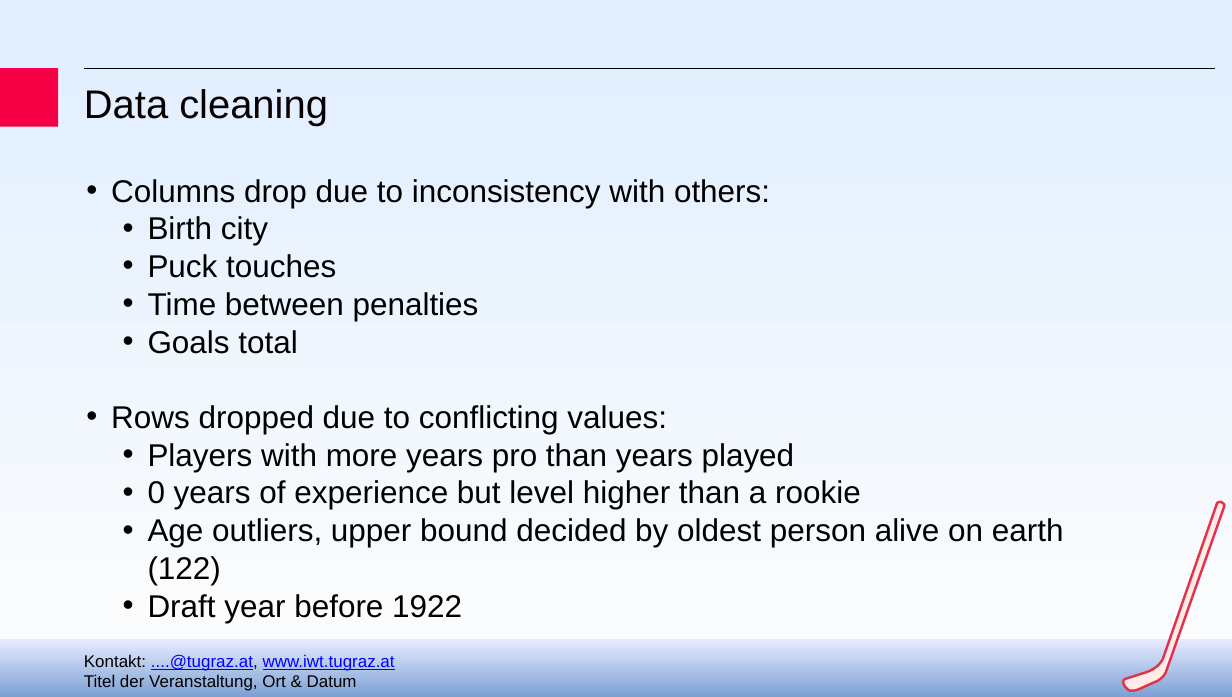
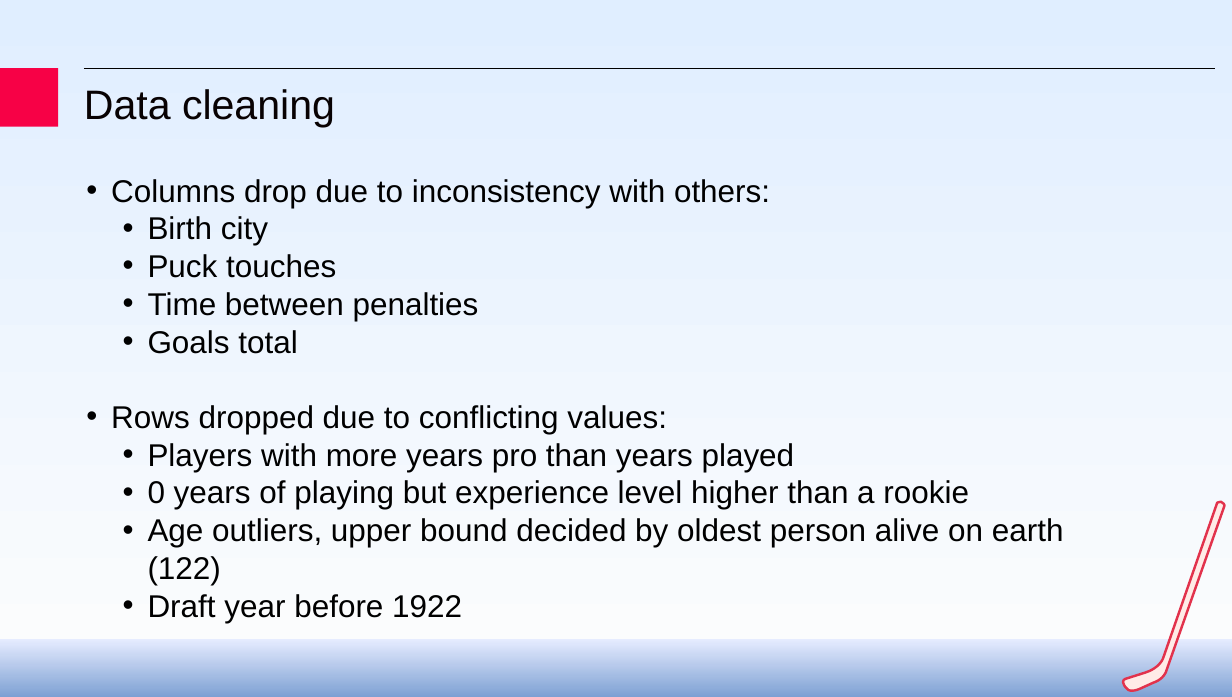
Before and after one commit to jaklvinc/KnowledgeDiscoveryAndDataMining-TUGraz-2026, a slide deck: slide 7 of phase_1/KDDM_phase1_presentation.pptx. Drawn at 1232x697 pixels with LibreOffice and Linux fonts; fonts in the diff are those of the drawing; background and template pictures are left out. Boxes give left, top, right and bottom in pixels: in the first picture for what was removed or moved away, otherwise in the second. Text is boxed around its words. In the diff, an @@ line names an element or a change of style, - is before the commit and + after.

```diff
--- a/phase_1/KDDM_phase1_presentation.pptx
+++ b/phase_1/KDDM_phase1_presentation.pptx
@@ title "Data cleaning" at bbox=[84, 89, 335, 128]: size 33 to 34 pt @@
@@ text at bbox=[148, 480, 969, 510]: text changed @@
-  • 0 years of experience but level higher than a rookie
+  • 0 years of playing but experience level higher than a rookie
@@ text removed at bbox=[84, 654, 395, 691] @@
-Kontakt: ....@tugraz.at, www.iwt.tugraz.at
-Titel der Veranstaltung, Ort & Datum
```
Also in this commit, not shown: 8 other slides changed, 1 slide added, 1 slide removed, 2 other files.
